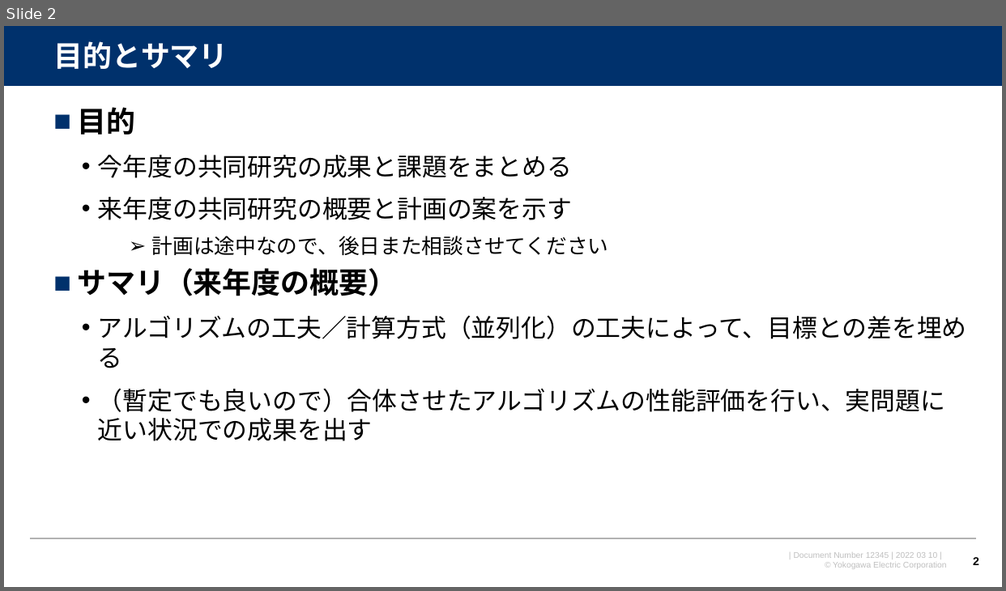
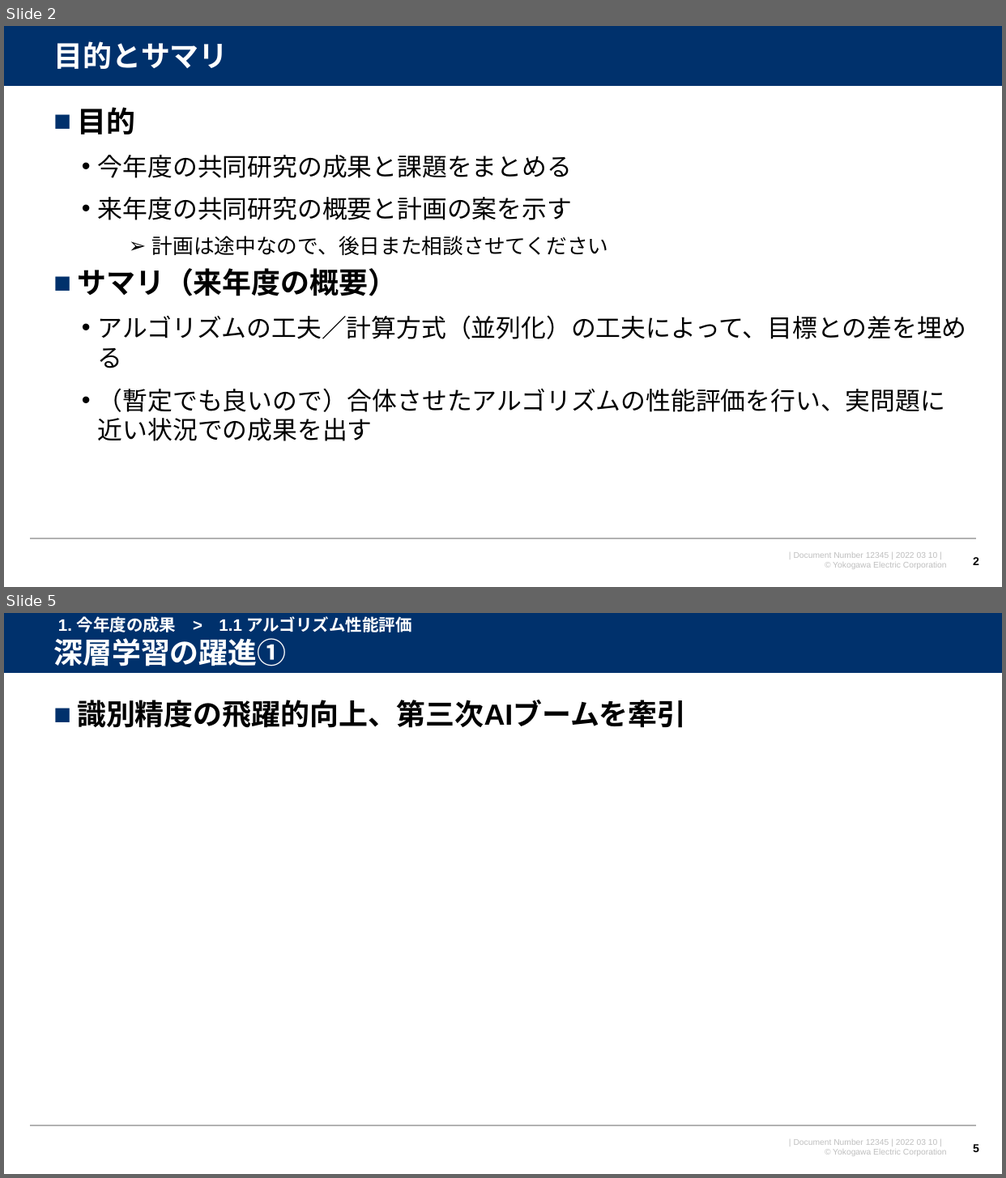
Before and after one commit to watarukumagai-git/opt, a slide deck: MMW/220310_MMW_kumagai_rev.0.pptx. Shown one above the other, each under a label of ours: slide 2 before the commit, slides 2 and 5 after it; the slides between them are not shown. The pictures are 1006x591 and 1006x1178 pixels, drawn with LibreOffice and Linux fonts; fonts in the diff are those of the drawing; background and template pictures are left out. Boxes give left, top, right and bottom in pixels: in the first picture for what was removed or moved away, otherwise in the second. Text is boxed around its words. In the diff, an @@ line names an element or a change of style, - is before the commit and + after.

```diff
--- a/MMW/220310_MMW_kumagai_rev.0.pptx
+++ b/MMW/220310_MMW_kumagai_rev.0.pptx
@@ slide 5 added at bbox=[4, 613, 1002, 1174], background #FFFFFF; not listed: 4 template elements that a slide beside it also shows @@
@@ text added at bbox=[58, 616, 412, 632], 16 pt, text #FFFFFF, bold @@
+1. 今年度の成果 > 1.1 アルゴリズム性能評価
@@ title added at bbox=[53, 638, 286, 666], 28 pt, text #FFFFFF, bold @@
+深層学習の躍進①
@@ text added at bbox=[77, 700, 686, 728], 28 pt, text #000000, bold @@
+■ 識別精度の飛躍的向上、第三次AIブームを牽引
@@ page number added at bbox=[973, 1144, 979, 1152], 11 pt, text #000000, bold @@
+5
```
Also in this commit, not shown: 6 slides changed, 9 other slides added, 12 slides removed.
